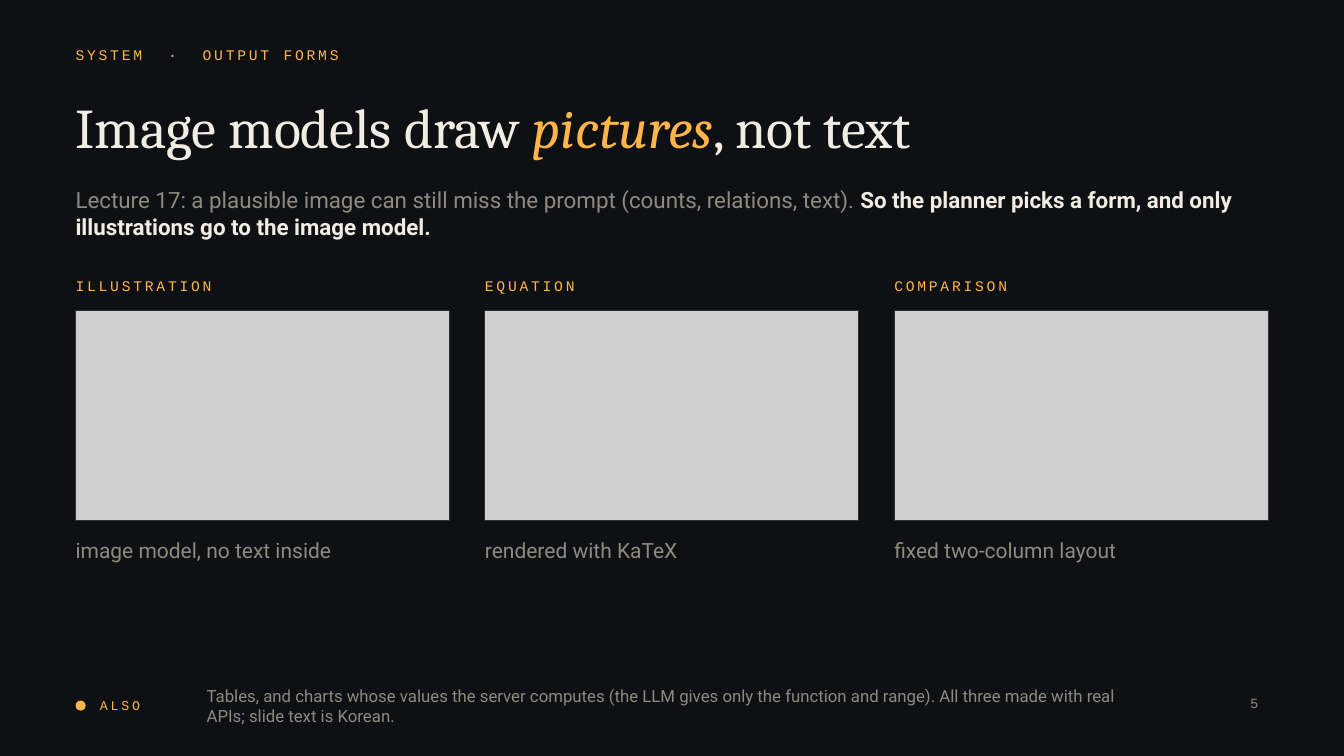
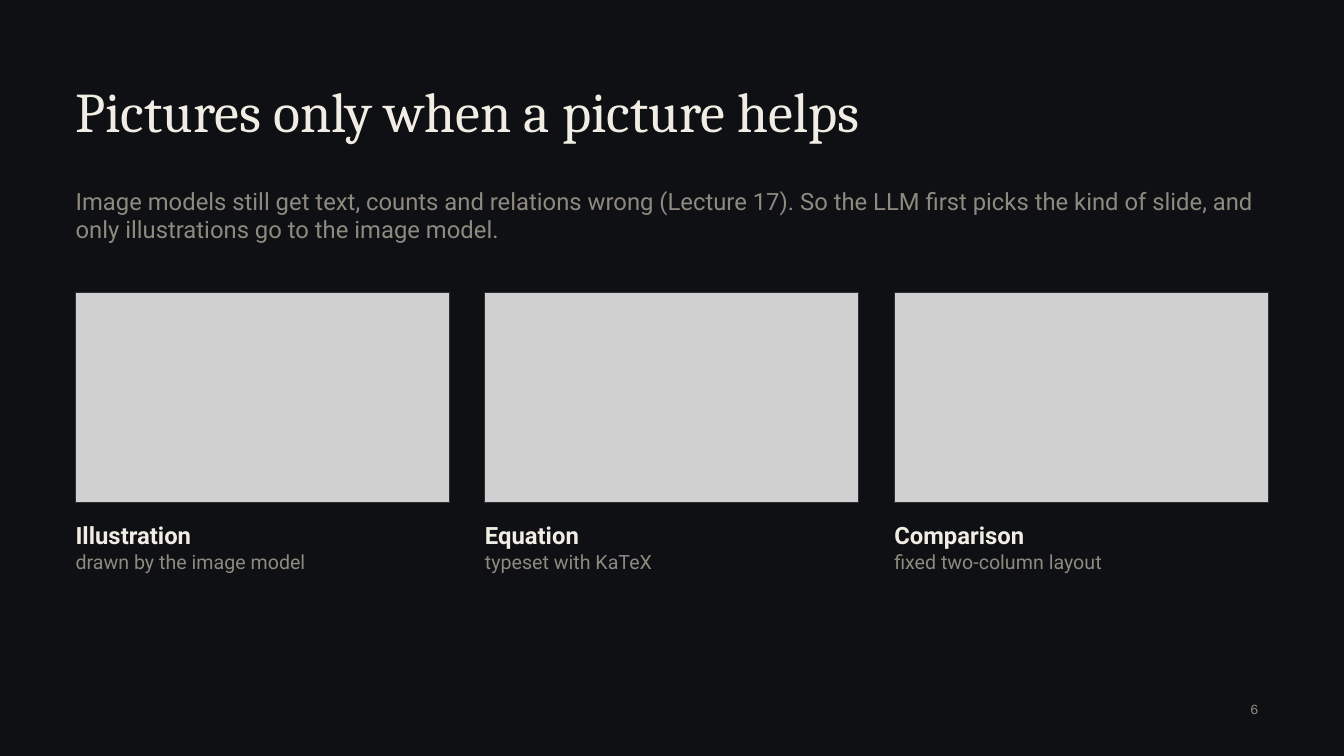
Before and after one commit to nunu0404/GenAI-proj-2026, a slide deck: slide 6 of docs/presentation/NextSlide_final.pptx (slide 5 before the commit). Drawn at 1344x756 pixels with LibreOffice and Linux fonts; fonts in the diff are those of the drawing; grey boxes stand for pictures; background and template pictures are left out. Boxes give left, top, right and bottom in pixels: in the first picture for what was removed or moved away, otherwise in the second. Text is boxed around its words. In the diff, an @@ line names an element or a change of style, - is before the commit and + after.

```diff
--- a/docs/presentation/NextSlide_final.pptx
+++ b/docs/presentation/NextSlide_final.pptx
@@ text removed at (76,50,339,60) @@
-SYSTEM · OUTPUT FORMS
@@ title removed at (76,109,911,161) @@
-Image models draw pictures, not text
@@ title added at (76,93,860,144), 40 pt, text #F1EDE4 @@
+Pictures only when a picture helps
@@ text at (76,191,1253,243): text changed; size 16 to 17 pt @@
-Lecture 17: a plausible image can still miss the prompt (counts, relations, text). So the planner picks a form, and only illustrations go to the image model.
+Image models still get text, counts and relations wrong (Lecture 17). So the LLM first picks the kind of slide, and only illustrations go to the image model.
@@ text removed at (76,281,212,291) @@
-ILLUSTRATION
@@ text removed at (485,281,575,294) @@
-EQUATION
@@ 3 pictures, 3 rectangles: place and size @@
-3 pictures, 3 rectangles at (76,311,1268,521)
+3 pictures, 3 rectangles at (76,292,1268,503)
@@ text removed at (894,281,1007,291) @@
-COMPARISON
@@ text at (76,526,306,573): text changed; size 15 to 14 pt @@
-image model, no text inside
+Illustration
+drawn by the image model
@@ text at (485,526,651,573): text changed; size 15 to 14 pt @@
-rendered with KaTeX
+Equation
+typeset with KaTeX
@@ text at (894,526,1024,549): paragraph added @@
+Comparison
@@ text "Comparison": place and size @@
-text "Comparison" at (894,542,1116,563)
+text "Comparison" at (894,526,1102,573)
@@ text at (894,554,1102,573): size 15 to 14 pt in "fixed two-column layout" @@
@@ text removed at (207,689,1115,724) @@
-Tables, and charts whose values the server computes (the LLM gives only the function and range). All three made with real APIs; slide text is Korean.
@@ ellipse removed at (76,701,86,711) @@
@@ text removed at (100,701,140,710) @@
-ALSO
@@ page number removed at (1250,699,1258,708) @@
-5
@@ page number added at (1250,704,1258,714), 10 pt, text #8E8A80 @@
+6
```
Also in this commit, not shown: 5 other slides changed, 10 slides added, 6 slides removed, 32 other files.
